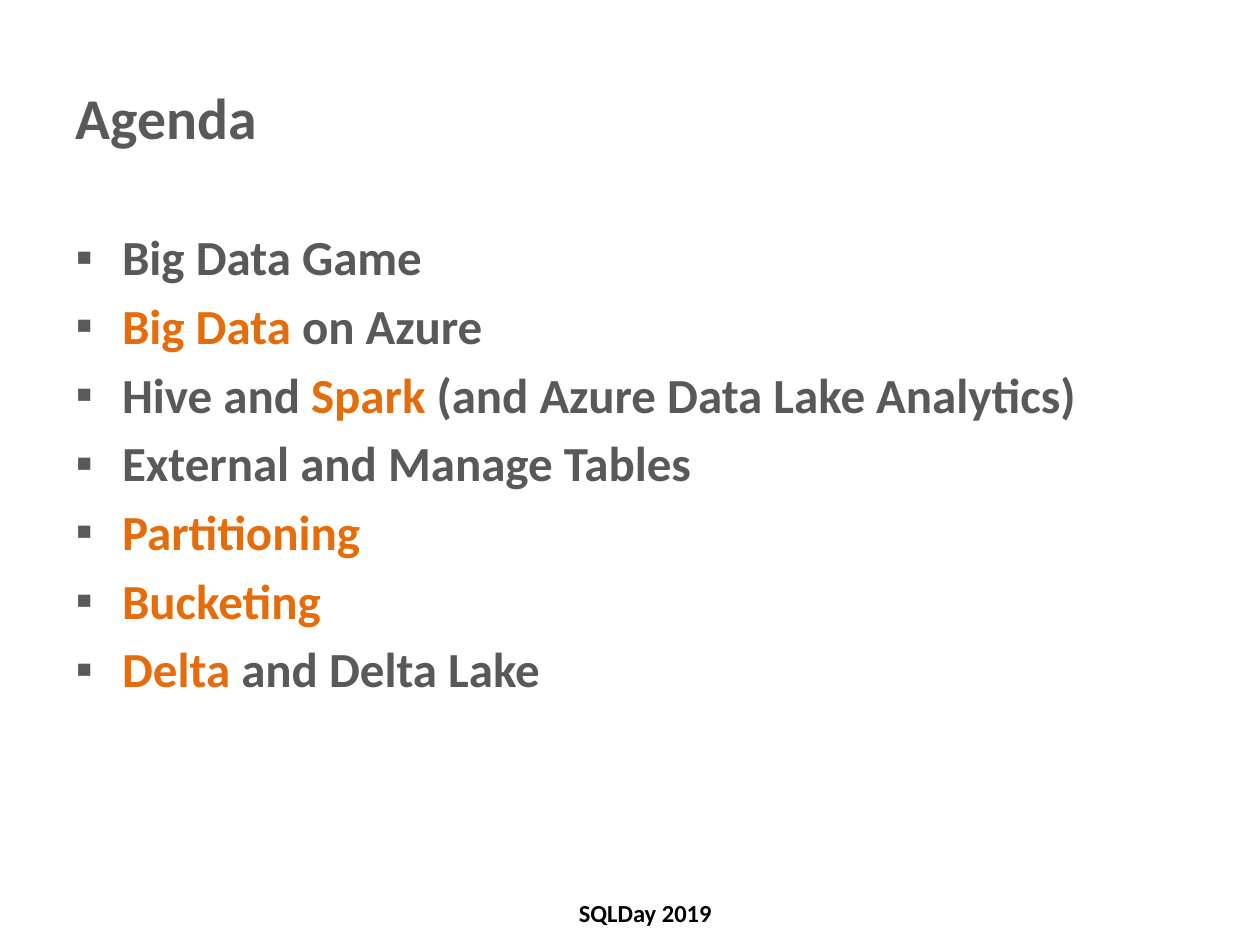
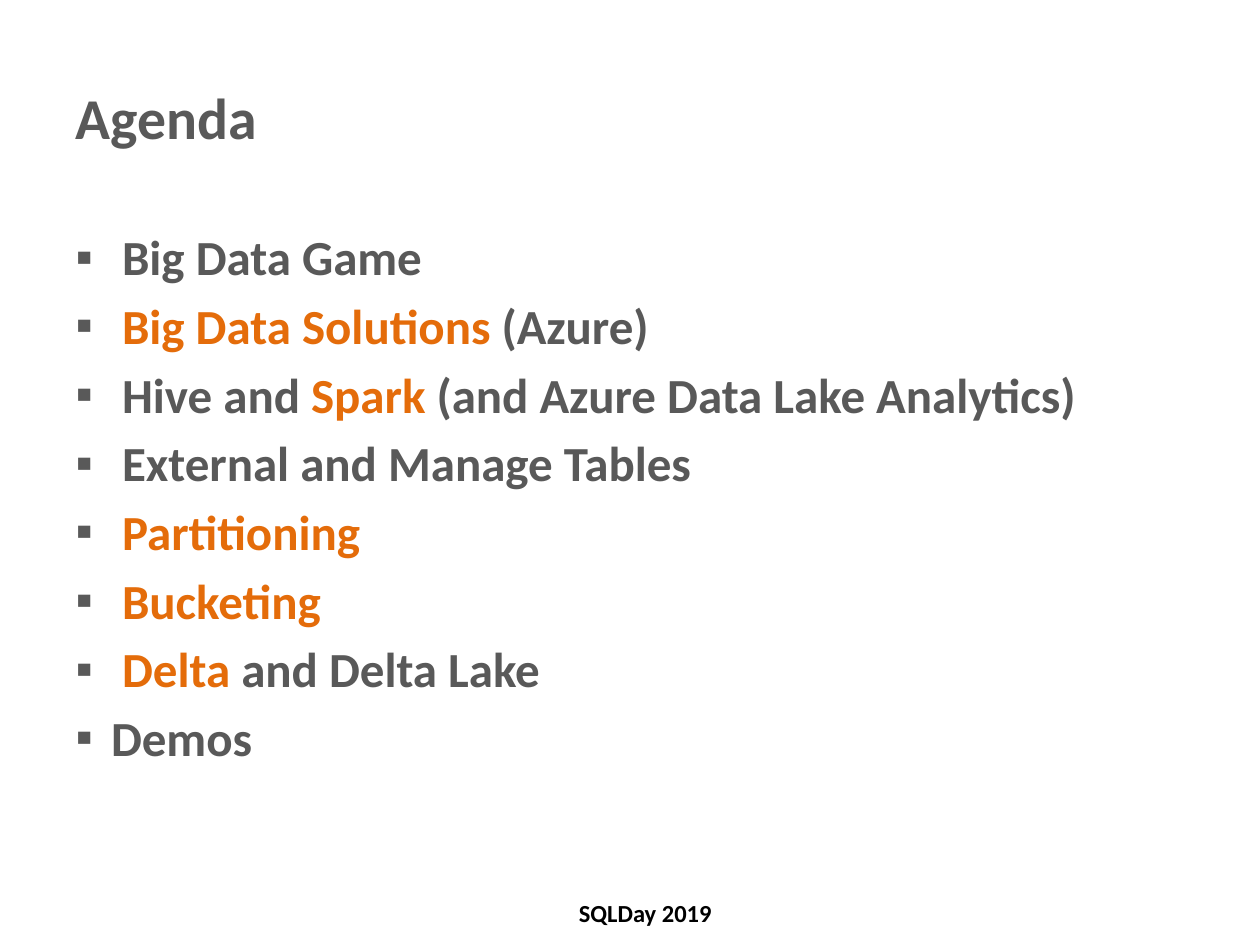
Before and after one commit to cloud4yourdata/CommunityEvents, a slide deck: slide 5 of SQLDay2019/SQLDay2019_PartitioningInBigDataSolutions.pptx. Drawn at 1260x945 pixels with LibreOffice and Linux fonts; fonts in the diff are those of the drawing; background and template pictures are left out. Boxes give left, top, right and bottom in pixels: in the first picture for what was removed or moved away, otherwise in the second. Text is boxed around its words. In the diff, an @@ line names an element or a change of style, - is before the commit and + after.

```diff
--- a/SQLDay2019/SQLDay2019_PartitioningInBigDataSolutions.pptx
+++ b/SQLDay2019/SQLDay2019_PartitioningInBigDataSolutions.pptx
@@ text at box(122, 308, 649, 353): text changed @@
-▪ Big Data on Azure
+▪ Big Data Solutions (Azure)
@@ text at box(111, 724, 252, 757): paragraph added @@
+▪ Demos
```
Also in this commit, not shown: 17 other slides changed, 1 other file.
